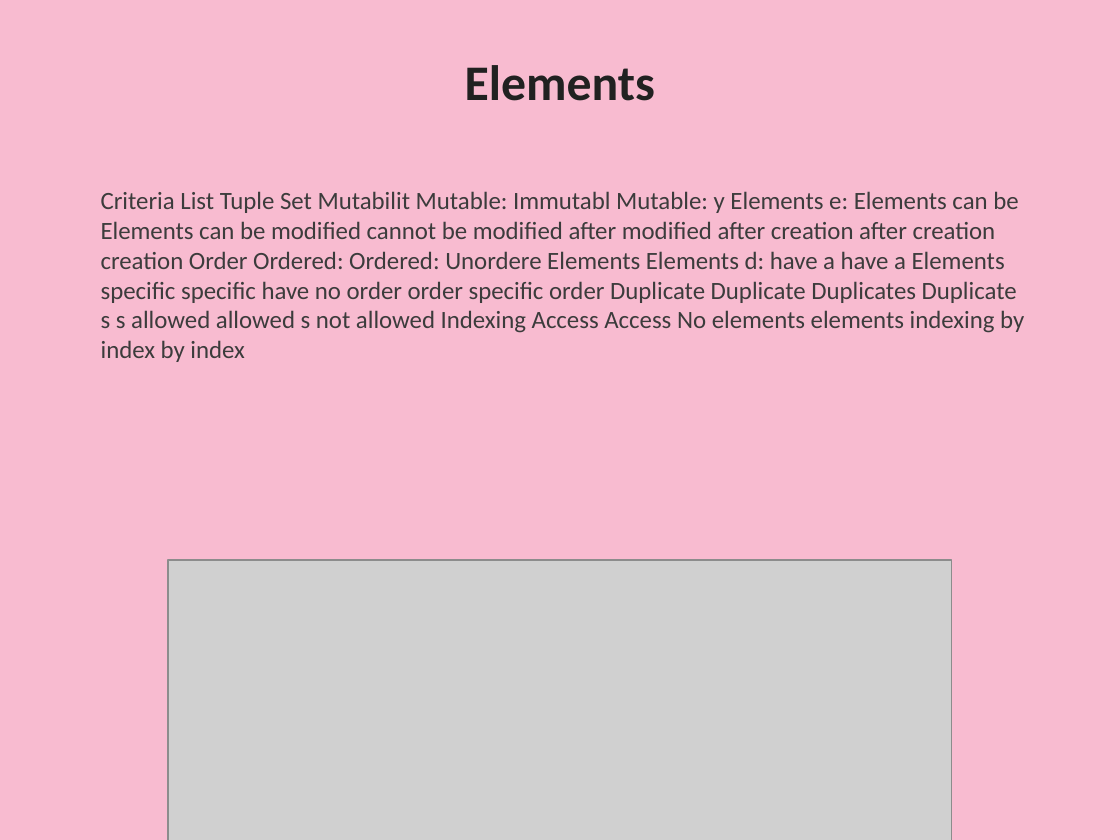
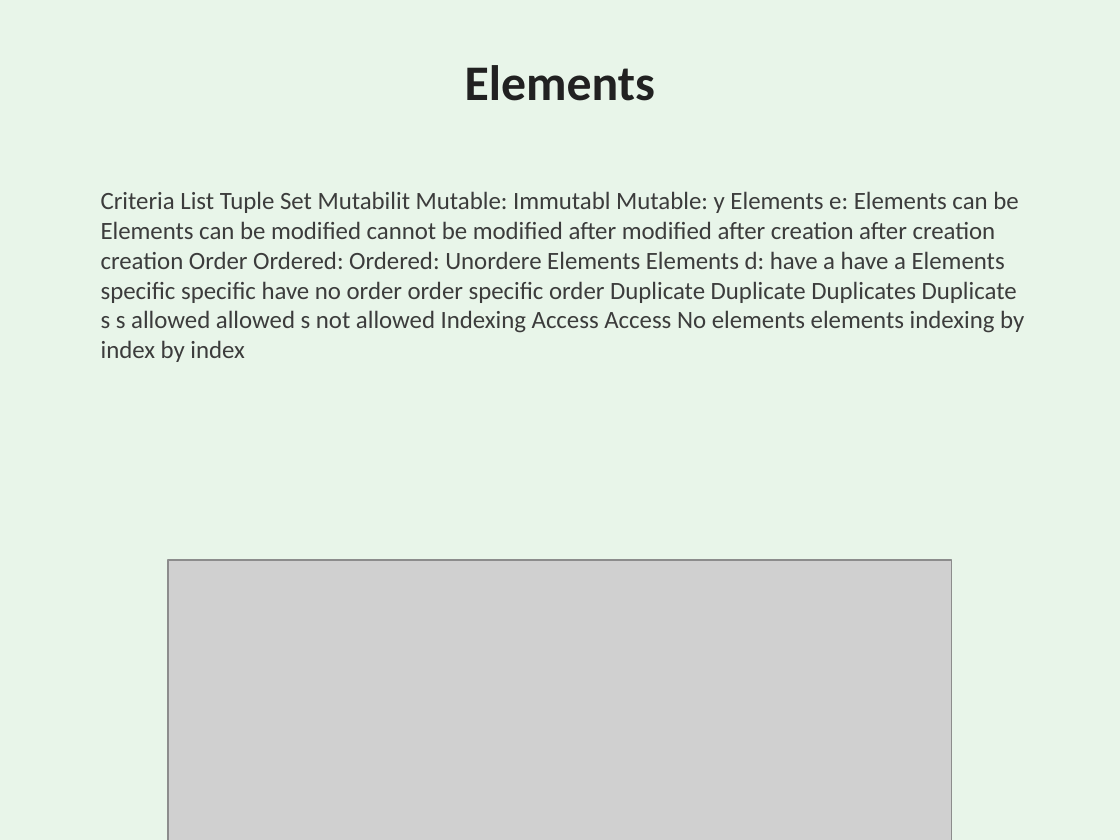
Before and after one commit to arigelasriharsha/pdfprocessor, a slide deck: slide 3 of outputs/creative_pdf_presentation.pptx. Drawn at 1120x840 pixels with LibreOffice and Linux fonts; fonts in the diff are those of the drawing; grey boxes stand for pictures. Boxes give left, top, right and bottom in pixels: in the first picture for what was removed or moved away, otherwise in the second. Text is boxed around its words. In the diff, an @@ line names an element or a change of style, - is before the commit and + after.

```diff
--- a/outputs/creative_pdf_presentation.pptx
+++ b/outputs/creative_pdf_presentation.pptx
@@ background #F8BBD0 to #E8F5E9 @@
```
Also in this commit, not shown: 2 other slides changed.
